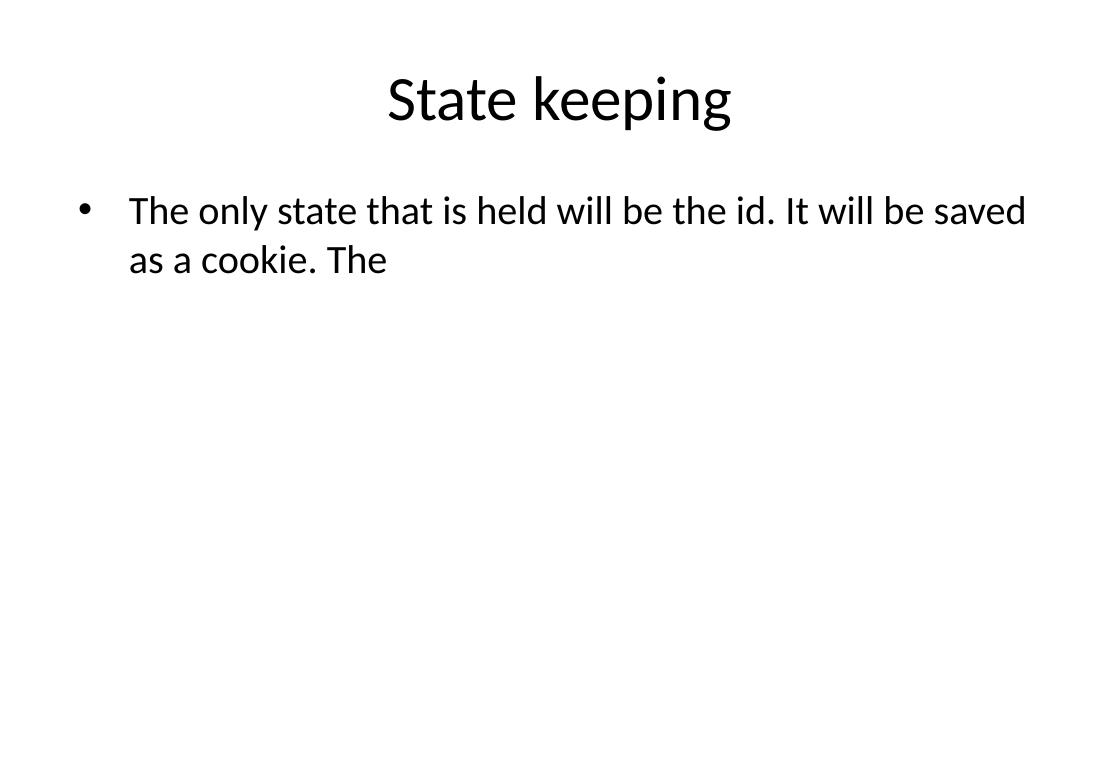
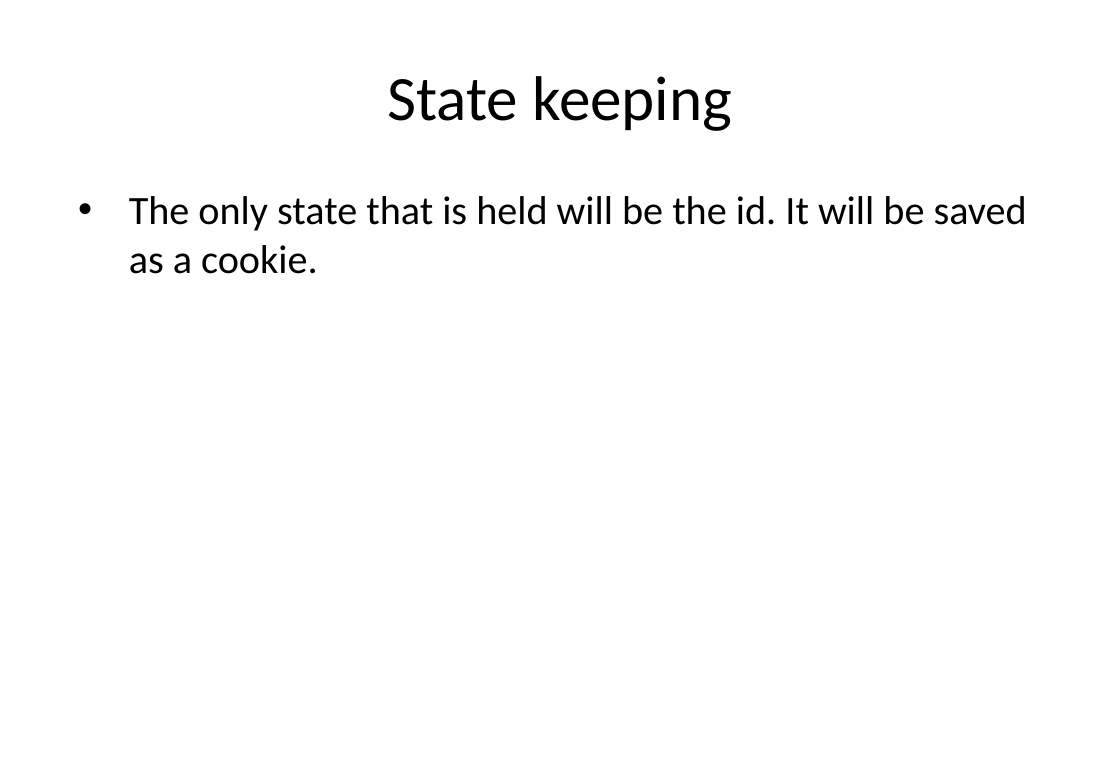
Before and after one commit to Buba98/OnlineMeetings, a slide deck: slide 11 of Meetings management.pptx. Drawn at 1120x775 pixels with LibreOffice and Linux fonts; fonts in the diff are those of the drawing. Boxes give left, top, right and bottom in pixels: in the first picture for what was removed or moved away, otherwise in the second. Text is boxed around its words. In the diff, an @@ line names an element or a change of style, - is before the commit and + after.

```diff
--- a/Meetings management.pptx
+++ b/Meetings management.pptx
@@ text at bbox=[129, 196, 1027, 274]: text changed @@
-• The only state that is held will be the id. It will be saved as a cookie. The
+• The only state that is held will be the id. It will be saved as a cookie.
```
Also in this commit, not shown: 1 slide added, 1 slide removed, 2 other files.
